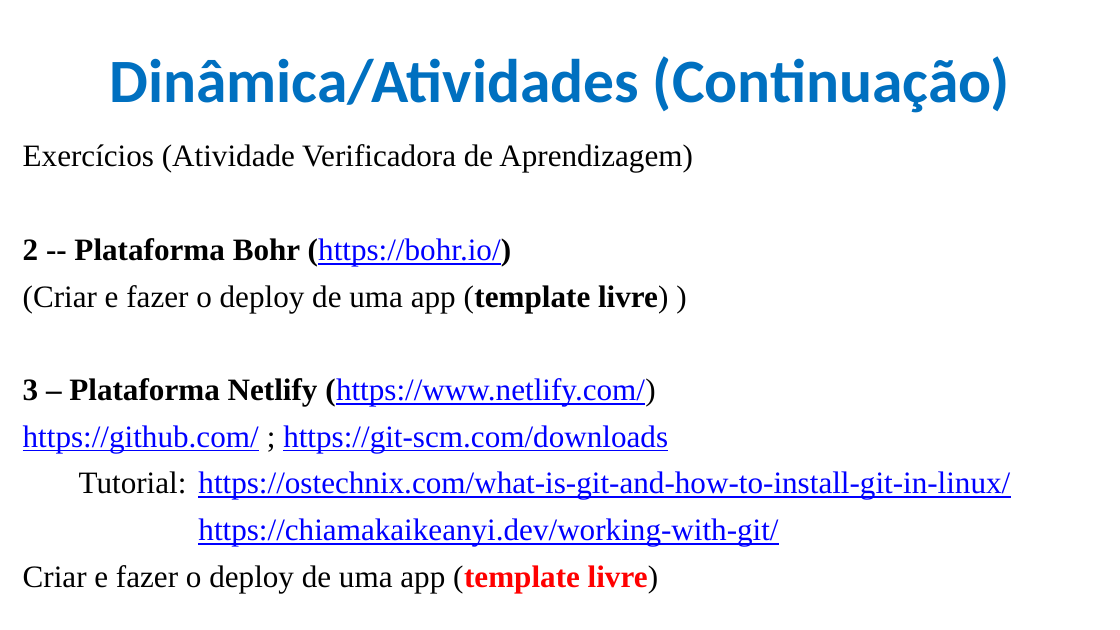
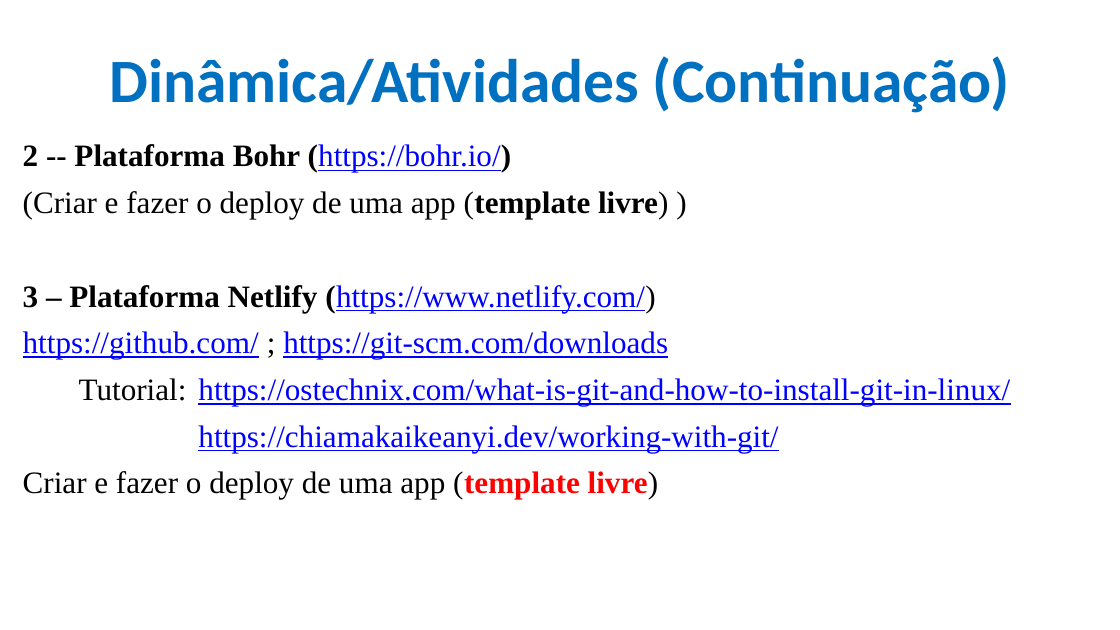
Before and after one commit to CloudEducationBrazil/WydenComputacaoNuvemWebServicesLinux, a slide deck: slide 7 of 01 Classes/Aula 04 - Computação em Nuvem e Web Services em Linux Prática.pptx. Drawn at 1120x630 pixels with LibreOffice and Linux fonts; fonts in the diff are those of the drawing; background and template pictures are left out. Boxes give left, top, right and bottom in pixels: in the first picture for what was removed or moved away, otherwise in the second. Text is boxed around its words. In the diff, an @@ line names an element or a change of style, - is before the commit and + after.

```diff
--- a/01 Classes/Aula 04 - Computação em Nuvem e Web Services em Linux Prática.pptx
+++ b/01 Classes/Aula 04 - Computação em Nuvem e Web Services em Linux Prática.pptx
@@ text at (23, 144, 693, 172): paragraph removed @@
-Exercícios (Atividade Verificadora de Aprendizagem)
```
Also in this commit, not shown: 2 other slides changed, 3 other files.
